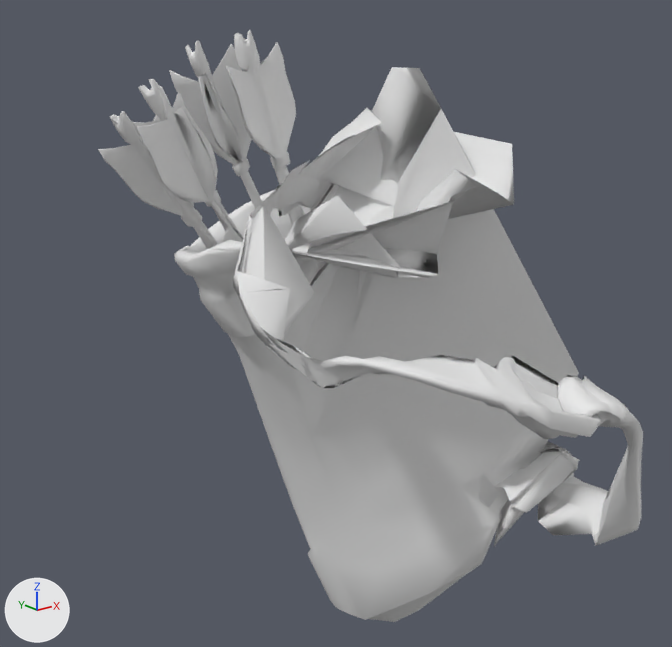
The glTF model godot-client/assets/actors/native/equipment/variants/votary_male/rl-quiver-arcane.glb, before and after one commit.
Both versions are drawn from a 50 mm lens placed at (-0.622, -0.561, 1.614), pointed at (-0.039, 0.167, 1.323). Every picture has the same lights, and +X, +Y and +Z are marked at lower left. The older version comes first. Vertices at exactly the same position are counted once.

Names of what the first picture shows: 'Quiver'.
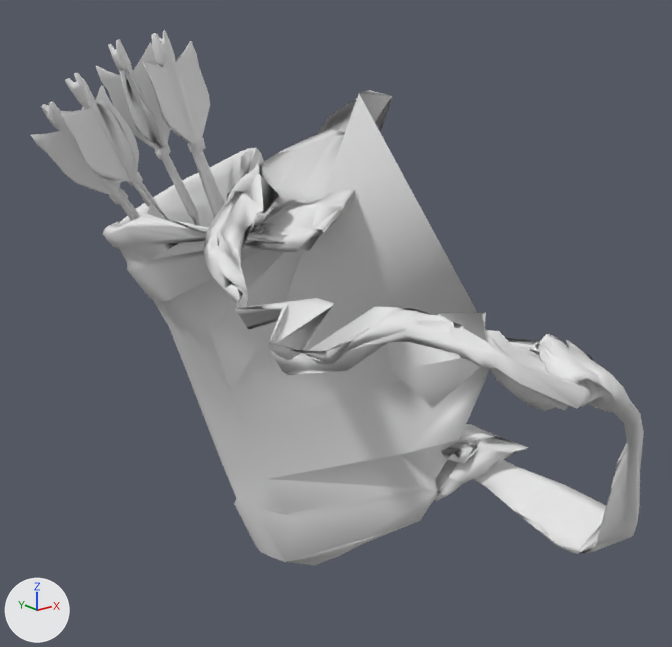
The newer file adds a shape key; the second version is drawn at full value of the shape key 'Cape_Clearance' of 'Quiver', and the change is written as the vertex moves it makes.

What differs and where, as boxes [x1, y1, x2, y2] in the pictures (672 x 647 px; the box of a moved part takes in the faces that stretch with it):
'Quiver', reshaped (13% wider, 9% shorter): before [98, 30, 643, 622]; after [30, 30, 644, 566]
part 1 of me_quiver, moved or reshaped: before [133, 79, 243, 238]; after [61, 73, 165, 215]
part 2 of me_quiver, moved or reshaped: before [169, 30, 304, 225]; after [96, 30, 224, 226]
part 3 of me_quiver, moved or reshaped: before [98, 86, 243, 249]; after [30, 79, 169, 221]
part 4 of me_quiver, moved or reshaped: before [174, 67, 643, 622]; after [103, 90, 644, 566]

Diff of the bpy script that builds the scene:
```diff
--- a/godot-client/assets/actors/native/equipment/variants/votary_male/rl-quiver-arcane.glb.py
+++ b/godot-client/assets/actors/native/equipment/variants/votary_male/rl-quiver-arcane.glb.py
@@ me_quiver @@
 # used by ob_quiver; location = (0.0, 0.0, 0.0)
-me_quiver.from_pydata(...)  # 2110 vertices, 4208 faces; spans x -0.258..0.2, y -0.171..0.289, z 0.924..1.616
+me_quiver.from_pydata(...)  # 2110 vertices, 4208 faces; spans x -0.258..0.182, y -0.174..0.448, z 0.924..1.616
+# me_quiver part 1: the loose piece of 111 vertices spanning x -0.23..-0.113, y 0.197..0.229, z 1.394..1.574 is moved by (0.0, 0.159, 0.0)
+# me_quiver part 2: the loose piece of 385 vertices spanning x -0.179..0.079, y 0.159..0.246, z 0.984..1.616 is moved by (0.0, 0.159, 0.0)
+# me_quiver part 3: the loose piece of 322 vertices spanning x -0.258..0.069, y 0.157..0.246, z 0.973..1.569 is moved by (0.0, 0.159, 0.0)
+# me_quiver part 4: 1292 of 2110 vertices moved; they spanned x -0.217..0.2, y -0.171..0.289, z 0.924..1.582 and now span x -0.21..0.182, y -0.174..0.448, z 0.924..1.558; mean shift (0.001, 0.106, 0.002); largest move (-0.004, -0.034, 1.472) -> (-0.022, 0.165, 1.447)
 me_quiver.materials.append(mat_quiver_painted_base)
```
